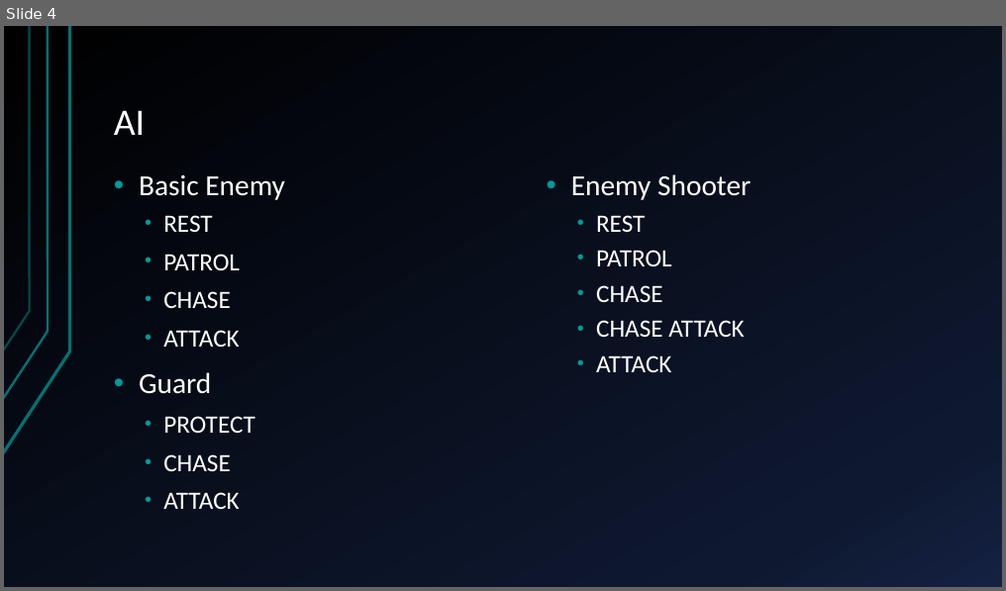
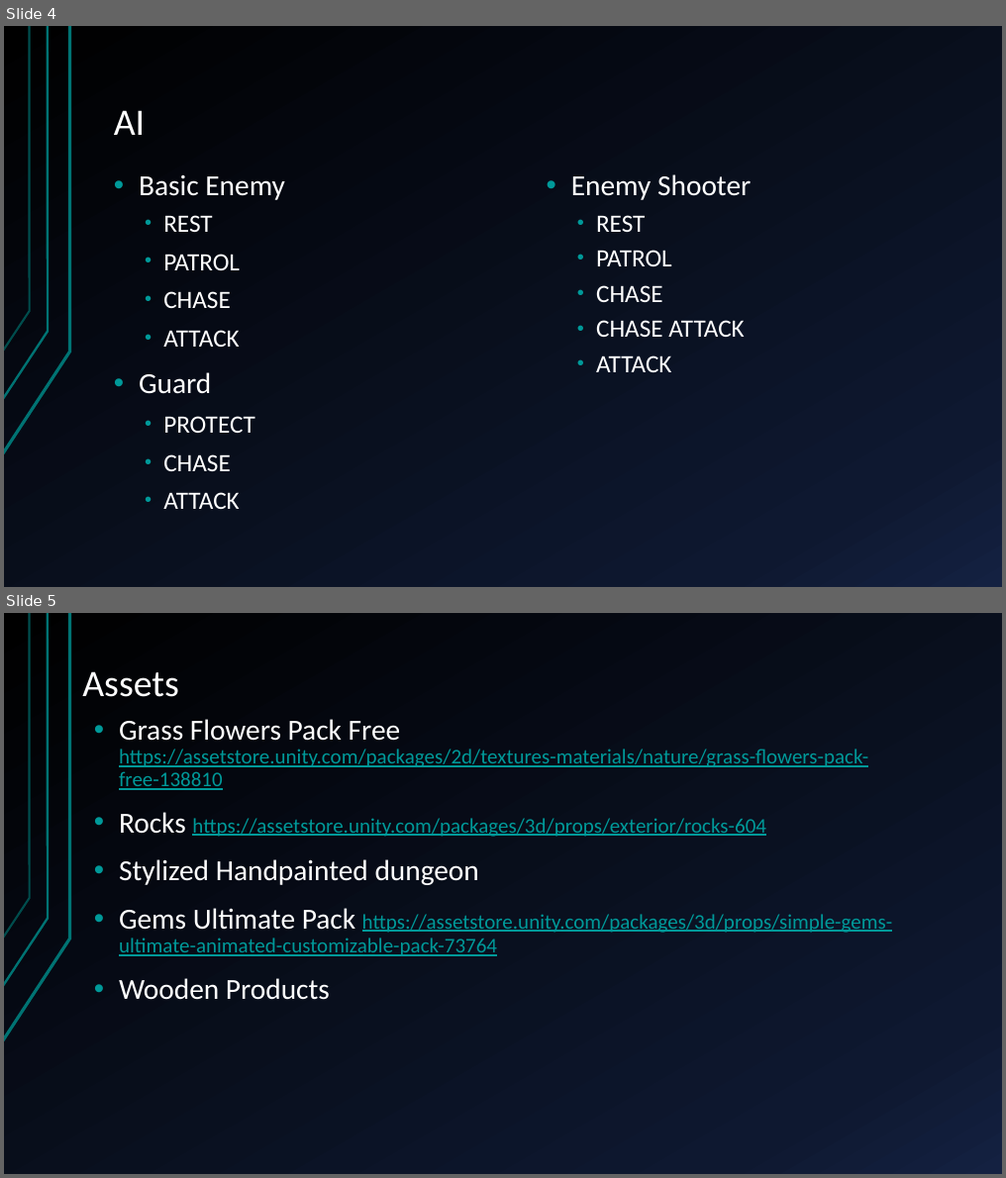
Before and after one commit to KyriacosP/FPS-Game, a slide deck: MineForest.pptx. Shown one above the other, each under a label of ours: slide 4 before the commit, slides 4 and 5 after it. The pictures are 1006x591 and 1006x1178 pixels, drawn with LibreOffice and Linux fonts; fonts in the diff are those of the drawing. Boxes give left, top, right and bottom in pixels: in the first picture for what was removed or moved away, otherwise in the second. Text is boxed around its words. In the diff, an @@ line names an element or a change of style, - is before the commit and + after.

```diff
--- a/MineForest.pptx
+++ b/MineForest.pptx
@@ slide 5 added at (4, 613, 1002, 1174), background gradient #000000 to #0F1931 to #142242; not listed: 3 template elements that a slide beside it also shows @@
@@ title added at (82, 671, 178, 697), 36 pt, text #FFFFFF @@
+Assets
@@ text added at (119, 719, 893, 1000), 20 pt, text #009999, underline @@
+• Grass Flowers Pack Free https://assetstore.unity.com/packages/2d/textures-materials/nature/grass-flowers-pack-free-138810
+• Rocks https://assetstore.unity.com/packages/3d/props/exterior/rocks-604
+• Stylized Handpainted dungeon
+• Gems Ultimate Pack https://assetstore.unity.com/packages/3d/props/simple-gems-ultimate-animated-customizable-pack-73764
+• Wooden Products
```
Also in this commit, not shown: 1 slide changed.
